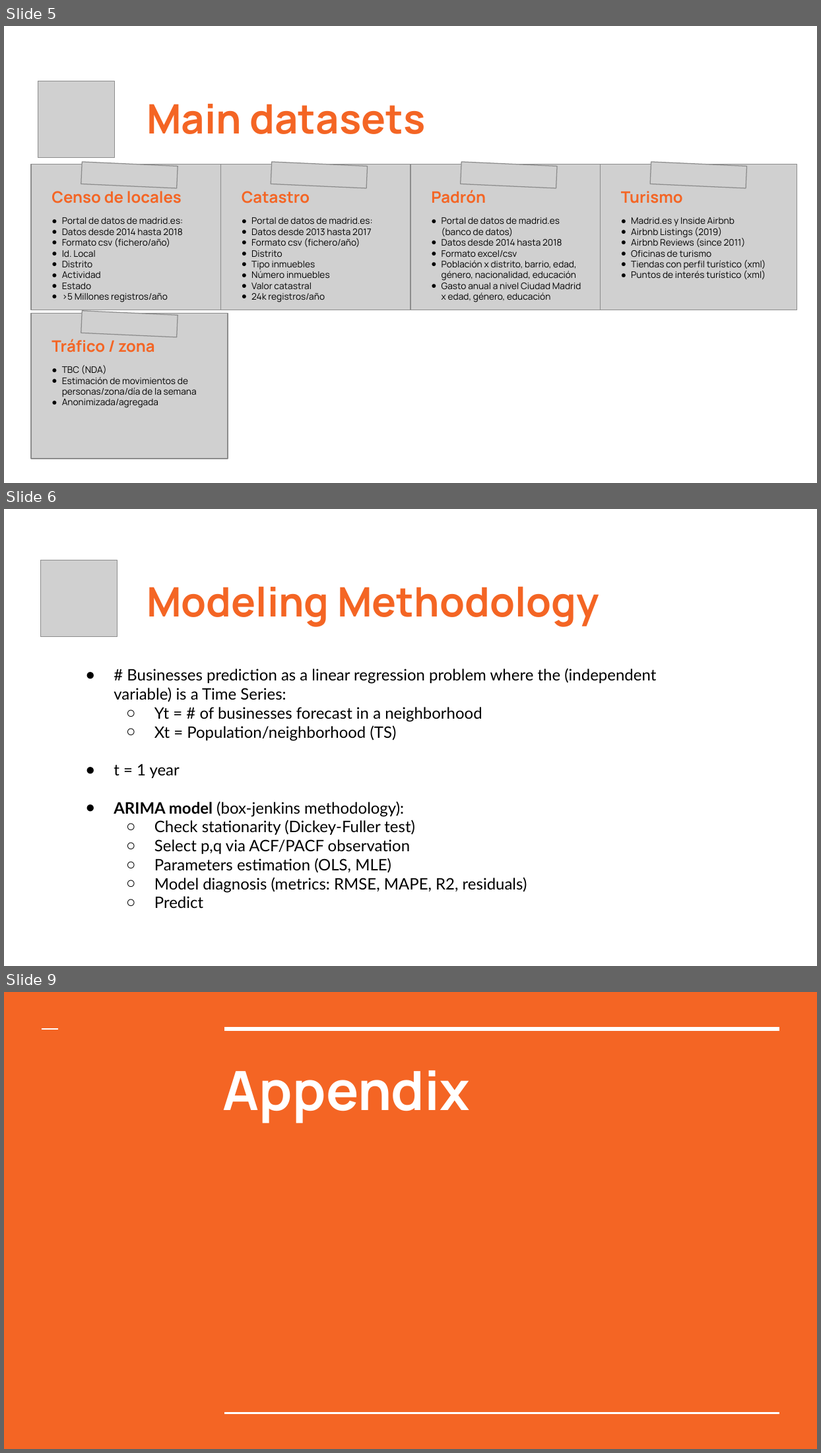
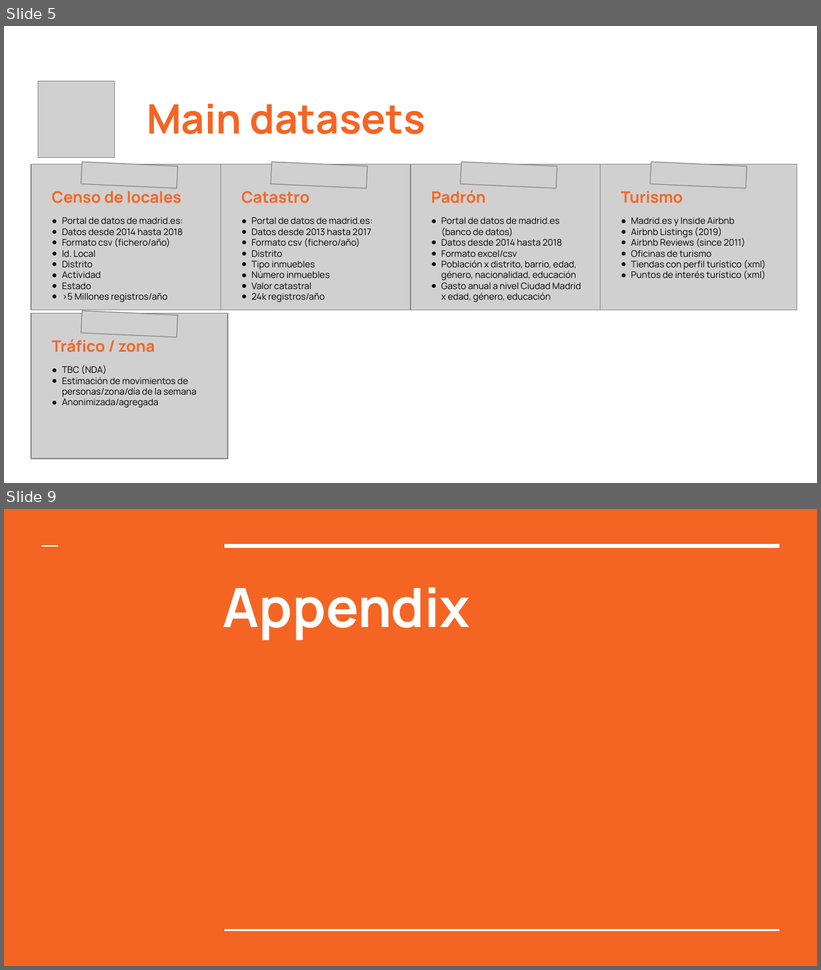
Before and after one commit to bdiazcor/TFM-Test-your-business-viability, a slide deck: TFM BDC Test your Business Viability.pptx. Shown one above the other, each under a label of ours: slides 5, 6 and 9 before the commit, slides 5 and 9 after it; the slides between them are not shown. The pictures are 821x1453 and 821x970 pixels, drawn with LibreOffice and Linux fonts; fonts in the diff are those of the drawing; grey boxes stand for pictures. Boxes give left, top, right and bottom in pixels: in the first picture for what was removed or moved away, otherwise in the second. Text is boxed around its words. In the diff, an @@ line names an element or a change of style, - is before the commit and + after.

Commit message:
Project ide review
I have changed the project approach to a classification problem (instead of the initial TS problem)

```diff
--- a/TFM BDC Test your Business Viability.pptx
+++ b/TFM BDC Test your Business Viability.pptx
@@ slide 6 removed at (4,509,817,966), background #FFFFFF @@
@@ picture removed at (40,560,117,636) @@
@@ title removed at (147,586,599,627) @@
-Modeling Methodology
@@ text removed at (114,668,656,893) @@
-● # Businesses prediction as a linear regression problem where the (independent variable) is a Time Series:
-  ○ Yt = # of businesses forecast in a neighborhood
-  ○ Xt = Population/neighborhood (TS)
-● t = 1 year
-● ARIMA model (box-jenkins methodology):
-  ○ Check stationarity (Dickey-Fuller test)
-  ○ Select p,q via ACF/PACF observation
-  ○ Parameters estimation (OLS, MLE)
-  ○ Model diagnosis (metrics: RMSE, MAPE, R2, residuals)
-  ○ Predict
```
Also in this commit, not shown: 4 slides changed, 2 slides added.
